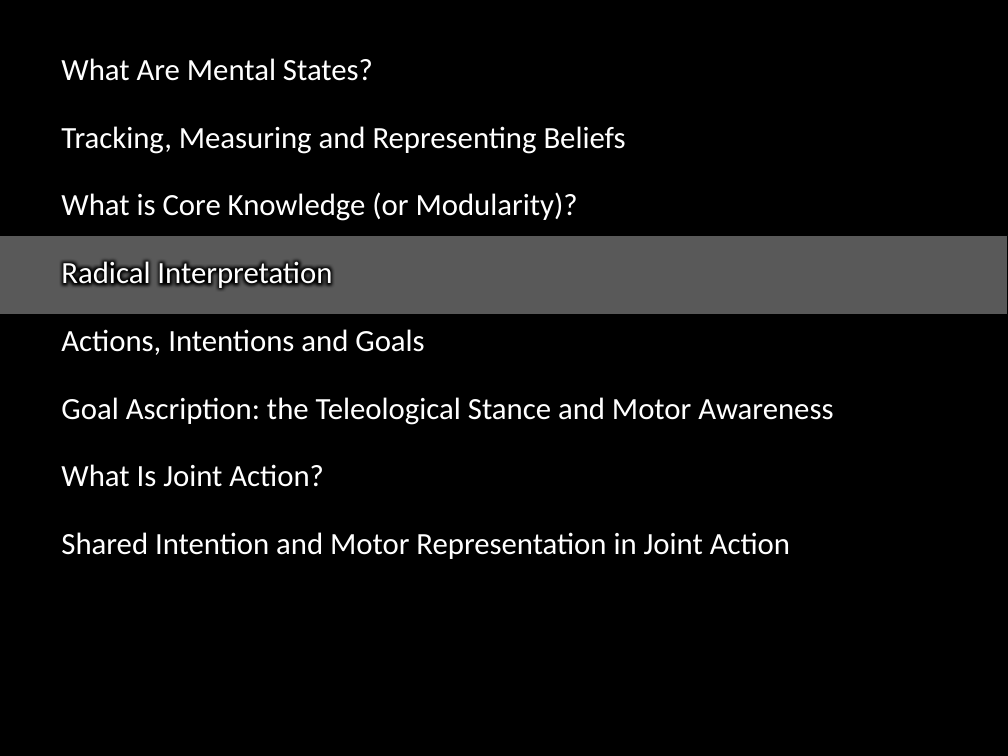
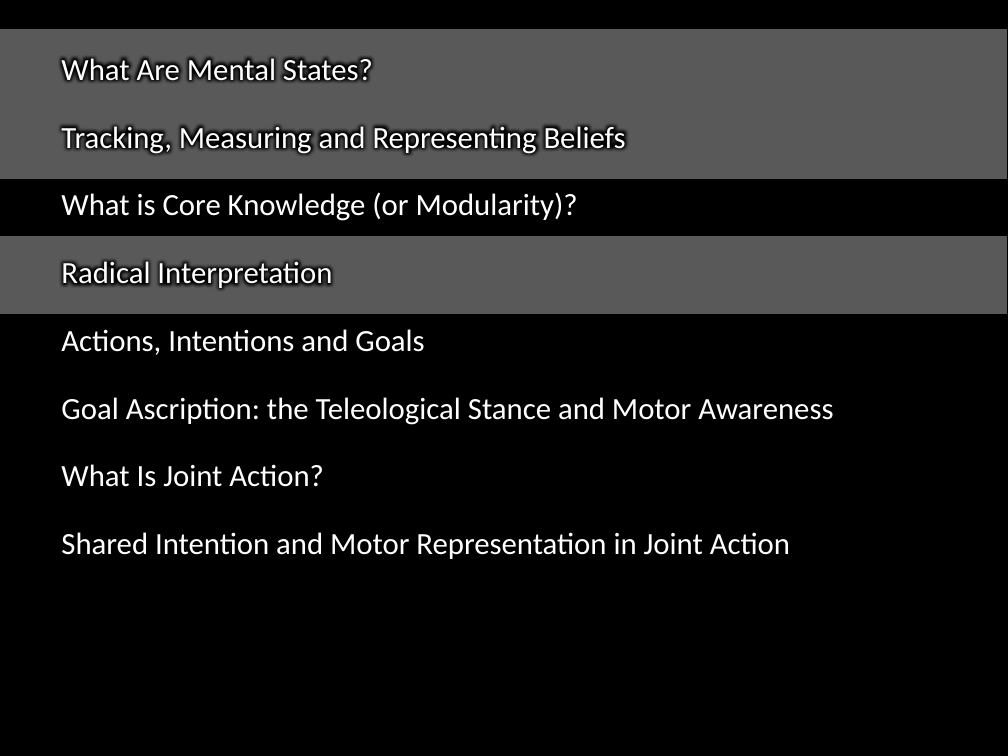
Before and after one commit to butterfill/lecture_mindreading_joint_action_philosophical_tools, a slide deck: slide 14 of lecture01/lecture01.ppt.pptx (slide 16 before the commit). Drawn at 1008x756 pixels with LibreOffice and Linux fonts; fonts in the diff are those of the drawing. Boxes give left, top, right and bottom in pixels: in the first picture for what was removed or moved away, otherwise in the second. Text is boxed around its words. In the diff, an @@ line names an element or a change of style, - is before the commit and + after.

```diff
--- a/lecture01/lecture01.ppt.pptx
+++ b/lecture01/lecture01.ppt.pptx
@@ rectangle added at [0,29,1008,180], fill #595959, outline #000000 0.75 pt @@
```
Also in this commit, not shown: 4 other slides changed, 31 slides added, 6 slides removed, 3 other files.
